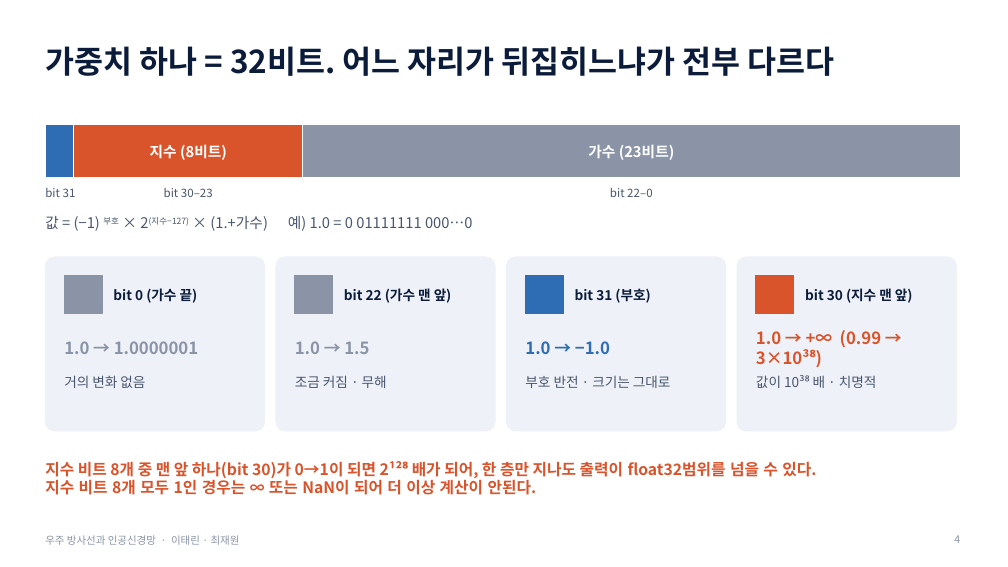
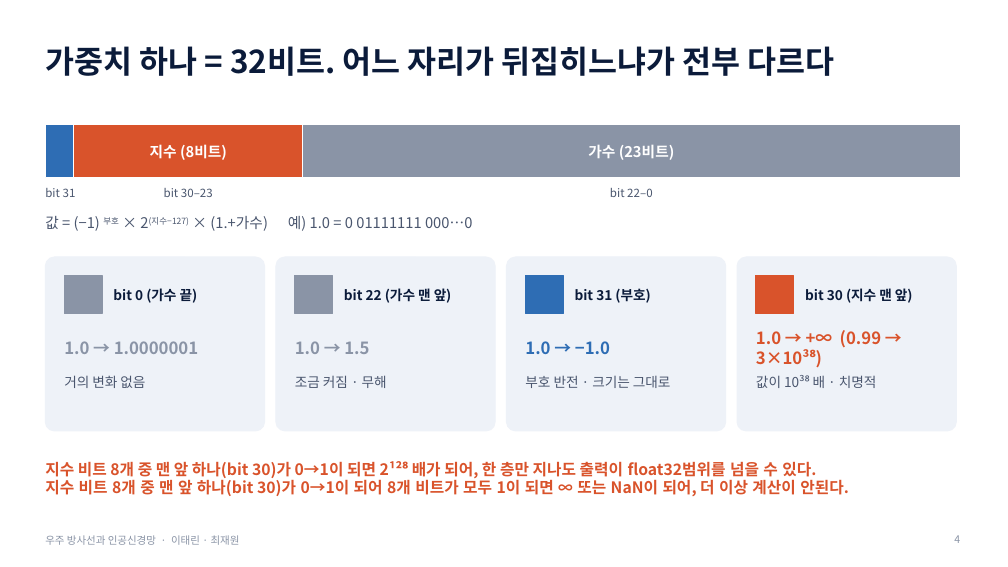
Before and after one commit to SJinLee/AI-in-Space, a slide deck: slide 4 of presentation/slides.pptx. Drawn at 1008x567 pixels with LibreOffice and Linux fonts; fonts in the diff are those of the drawing. Boxes give left, top, right and bottom in pixels: in the first picture for what was removed or moved away, otherwise in the second. Text is boxed around its words. In the diff, an @@ line names an element or a change of style, - is before the commit and + after.

```diff
--- a/presentation/slides.pptx
+++ b/presentation/slides.pptx
@@ text at (x1=45, y1=479, x2=849, y2=496): text changed @@
-지수 비트 8개 모두 1인 경우는 ∞ 또는 NaN이 되어 더 이상 계산이 안된다.
+지수 비트 8개 중 맨 앞 하나(bit 30)가 0→1이 되어 8개 비트가 모두 1이 되면 ∞ 또는 NaN이 되어, 더 이상 계산이 안된다.
```
Also in this commit, not shown: 1 other slide changed, 1 other file.
